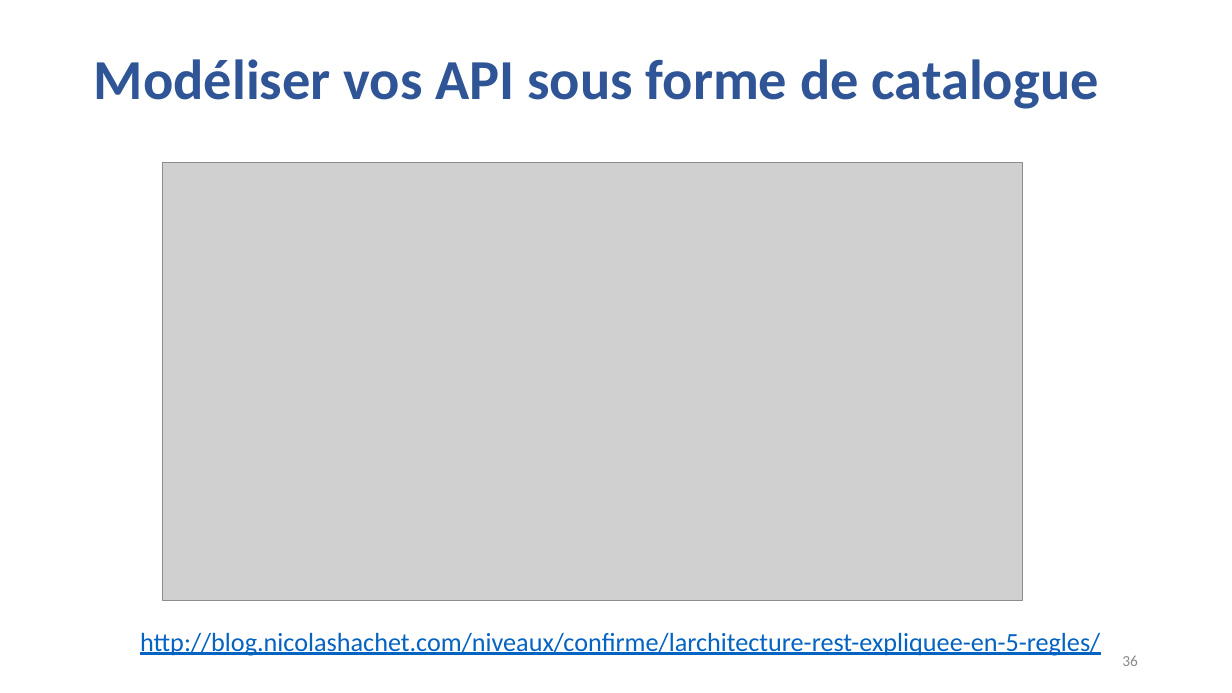
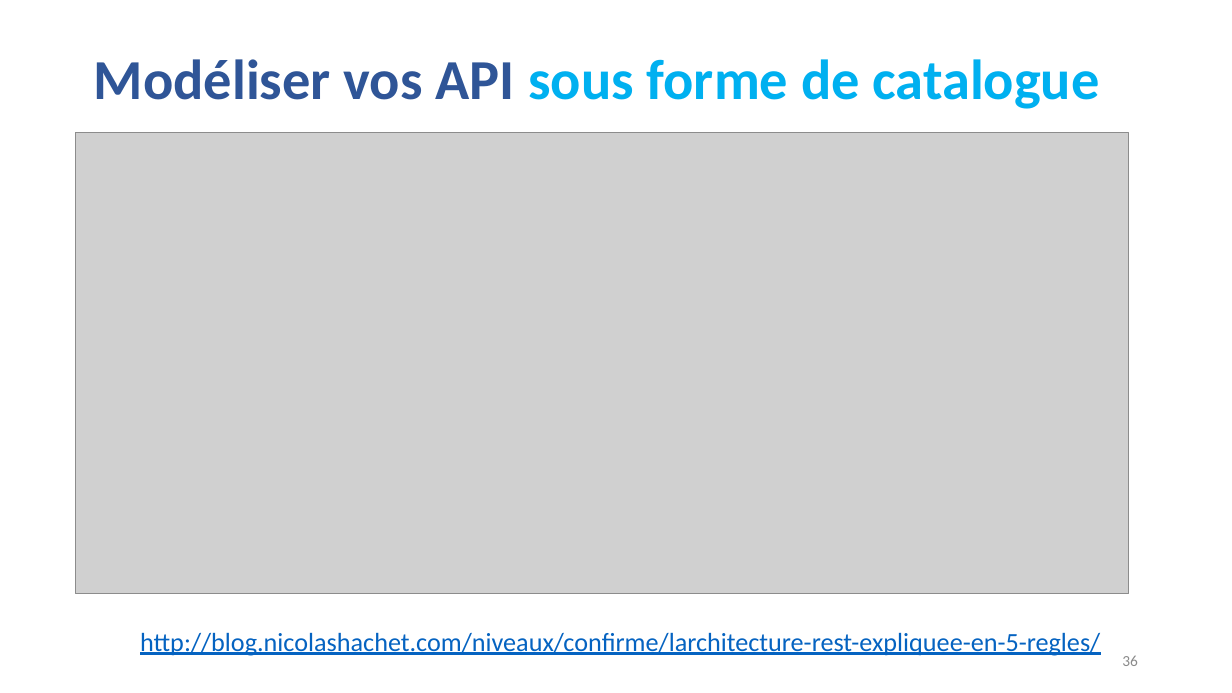
Before and after one commit to guillaumechervet/course.rest, a slide deck: slide 36 of documentations/3 - Web Services partie REST.pptx. Drawn at 1232x693 pixels with LibreOffice and Linux fonts; fonts in the diff are those of the drawing; grey boxes stand for pictures. Boxes give left, top, right and bottom in pixels: in the first picture for what was removed or moved away, otherwise in the second. Text is boxed around its words. In the diff, an @@ line names an element or a change of style, - is before the commit and + after.

```diff
--- a/documentations/3 - Web Services partie REST.pptx
+++ b/documentations/3 - Web Services partie REST.pptx
@@ title "Modéliser vos API sous forme ..." at (x1=94, y1=59, x2=1099, y2=109): text colour #2F5597 to #00B0F0 in "sous forme de catalogue" @@
@@ picture resized from (x1=163, y1=163, x2=1023, y2=601) to (x1=76, y1=133, x2=1129, y2=594) @@
```
Also in this commit, not shown: 10 other slides changed, 4 slides added, 7 other files.
